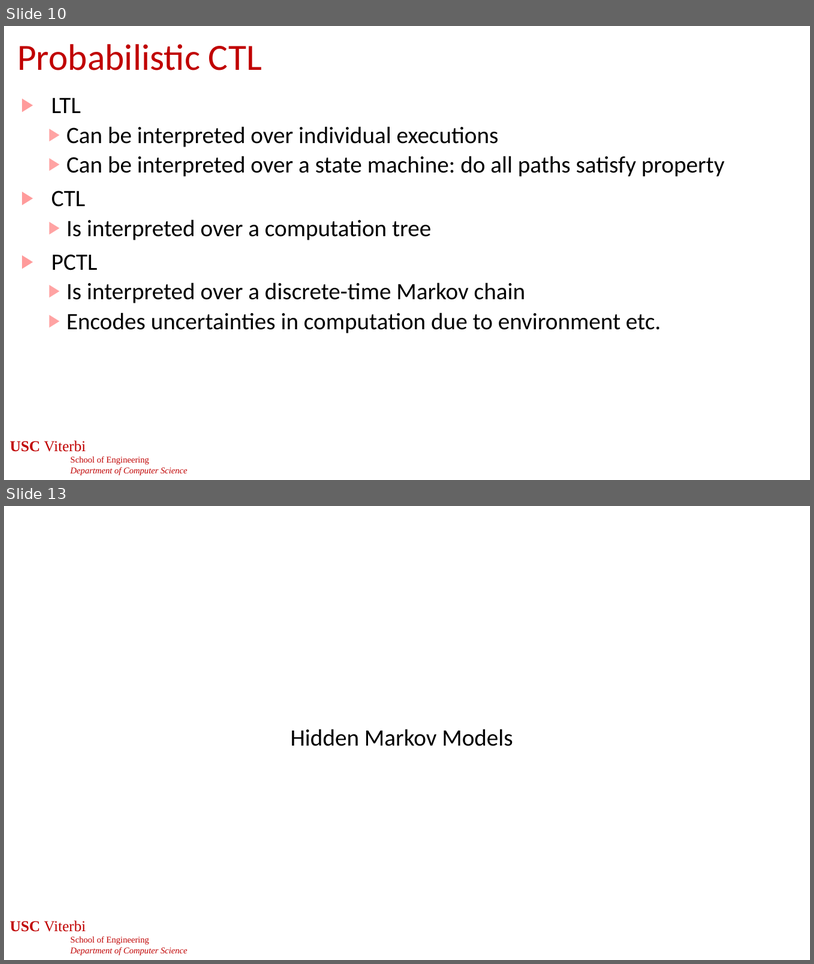
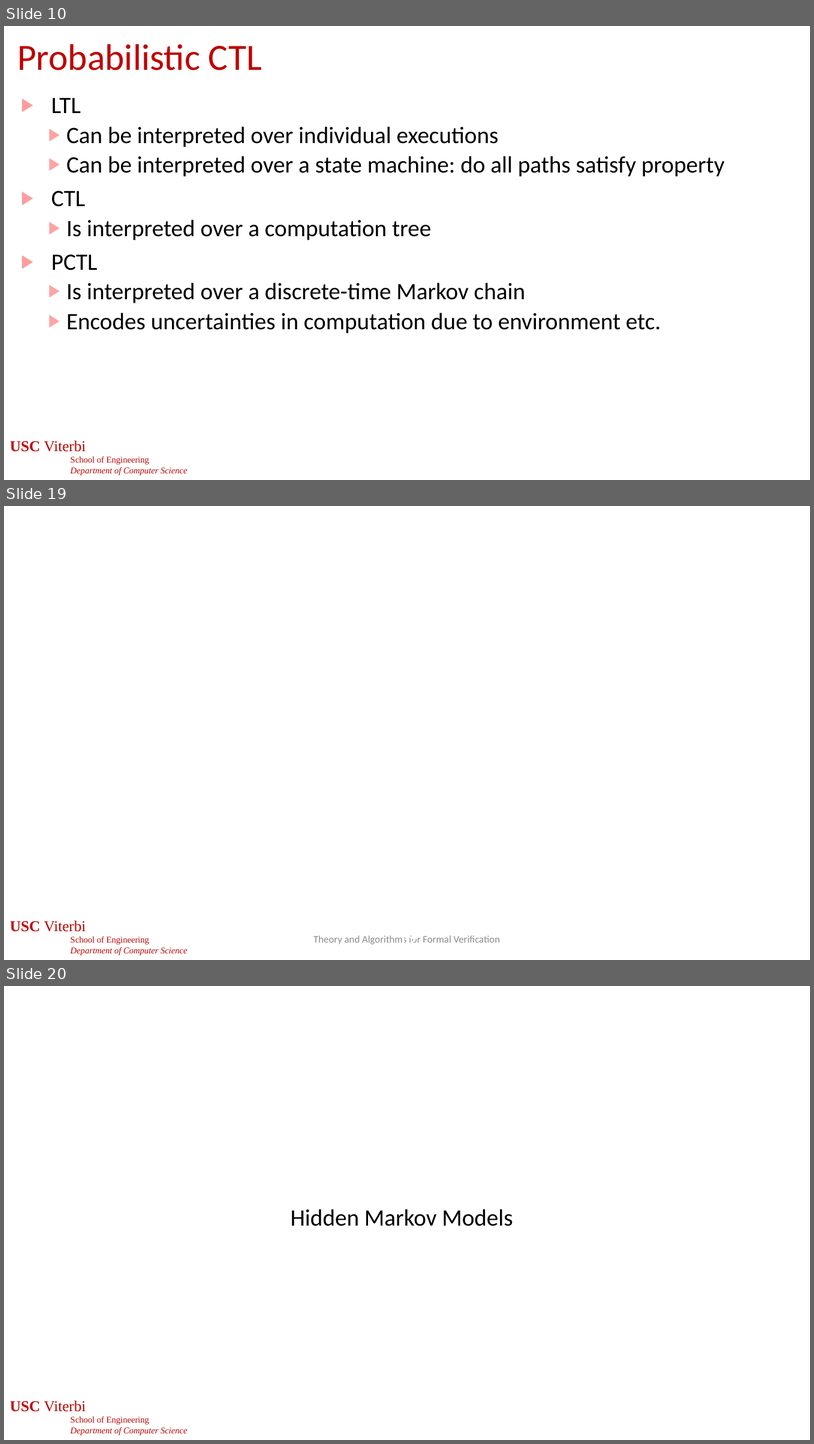
Before and after one commit to jdeshmukh/jdeshmukh.github.io, a slide deck: teaching/cs513-autocps-fall-2025/slides/ProbabilisticModels.pptx. Shown one above the other, each under a label of ours: slides 10 and 13 before the commit, slides 10, 19 and 20 after it; the slides between them are not shown. The pictures are 814x964 and 814x1444 pixels, drawn with LibreOffice and Linux fonts; fonts in the diff are those of the drawing; grey boxes stand for pictures; background and template pictures are left out. Boxes give left, top, right and bottom in pixels: in the first picture for what was removed or moved away, otherwise in the second. Text is boxed around its words. In the diff, an @@ line names an element or a change of style, - is before the commit and + after.

```diff
--- a/teaching/cs513-autocps-fall-2025/slides/ProbabilisticModels.pptx
+++ b/teaching/cs513-autocps-fall-2025/slides/ProbabilisticModels.pptx
@@ slide 19 added at (x1=4, y1=506, x2=810, y2=960), background #FFFFFF; not listed: 1 template element that a slide beside it also shows @@
@@ text added at (x1=314, y1=935, x2=500, y2=944), 12 pt, text #8C8C8C @@
+Theory and Algorithms for Formal Verification
@@ page number added at (x1=398, y1=935, x2=418, y2=942), 24 pt, text #FFFFFF @@
+19
@@ what was slide 13 is now slide 20 @@
```
Also in this commit, not shown: 3 slides changed, 7 other slides added, 1 slide removed.
